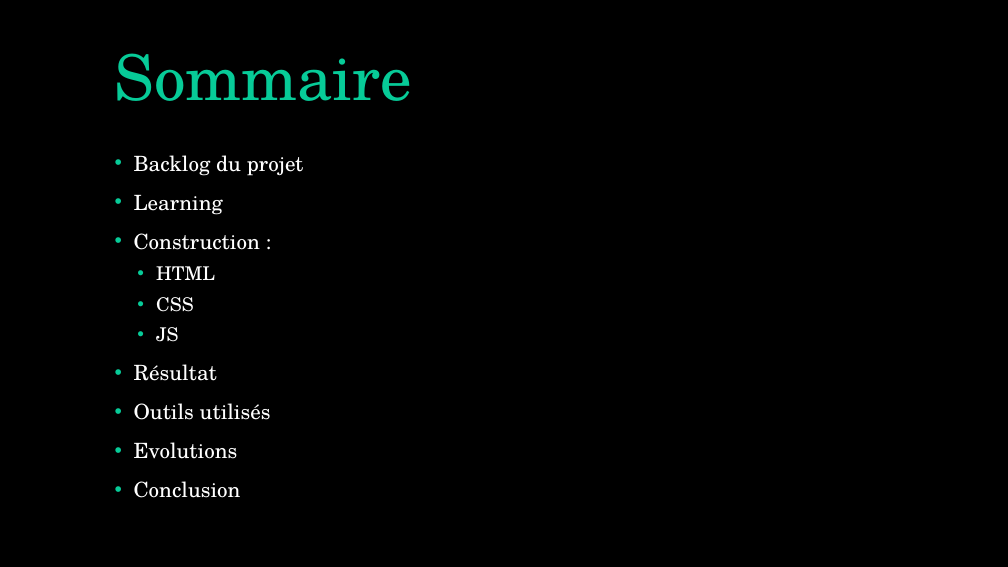
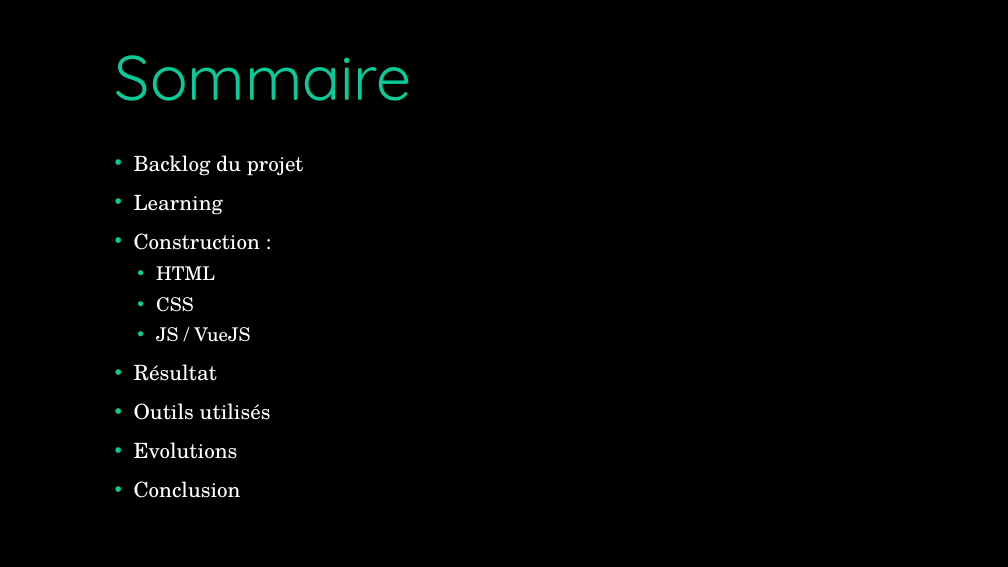
Before and after one commit to Sheronne/Projet-Web, a slide deck: slide 3 of Projet_Website_VueJS.pptx. Drawn at 1008x567 pixels with LibreOffice and Linux fonts; fonts in the diff are those of the drawing. Boxes give left, top, right and bottom in pixels: in the first picture for what was removed or moved away, otherwise in the second. Text is boxed around its words. In the diff, an @@ line names an element or a change of style, - is before the commit and + after.

```diff
--- a/Projet_Website_VueJS.pptx
+++ b/Projet_Website_VueJS.pptx
@@ title "Sommaire" at box(115, 55, 412, 101): font TeX Gyre Schola to Quicksand @@
@@ text at box(156, 327, 250, 342): text changed @@
-  • JS
+  • JS / VueJS
```
Also in this commit, not shown: 12 other slides changed.
